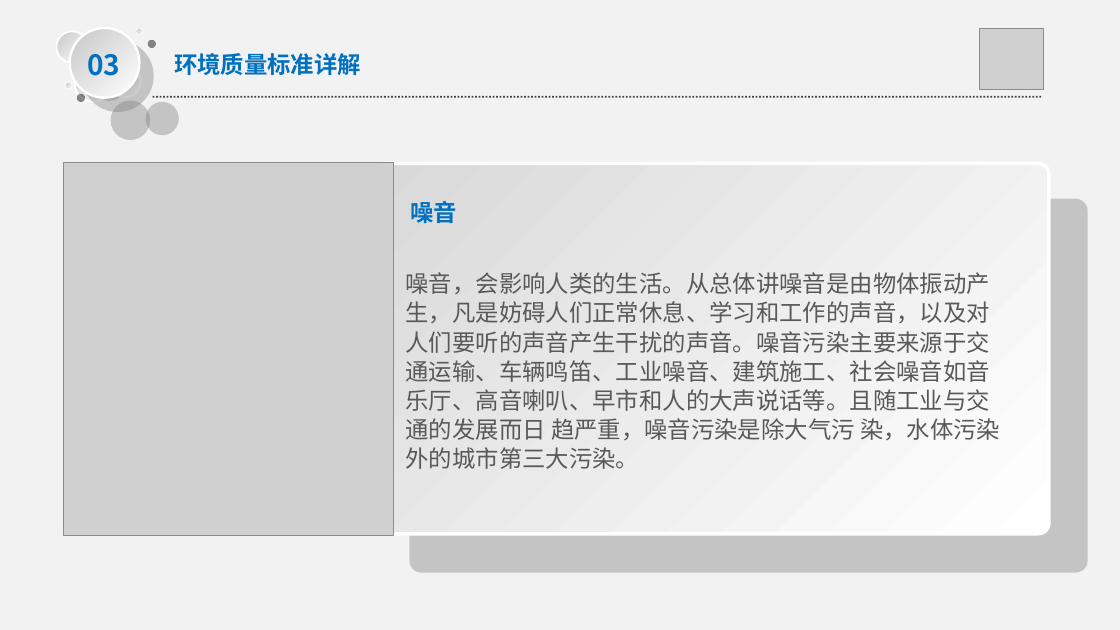
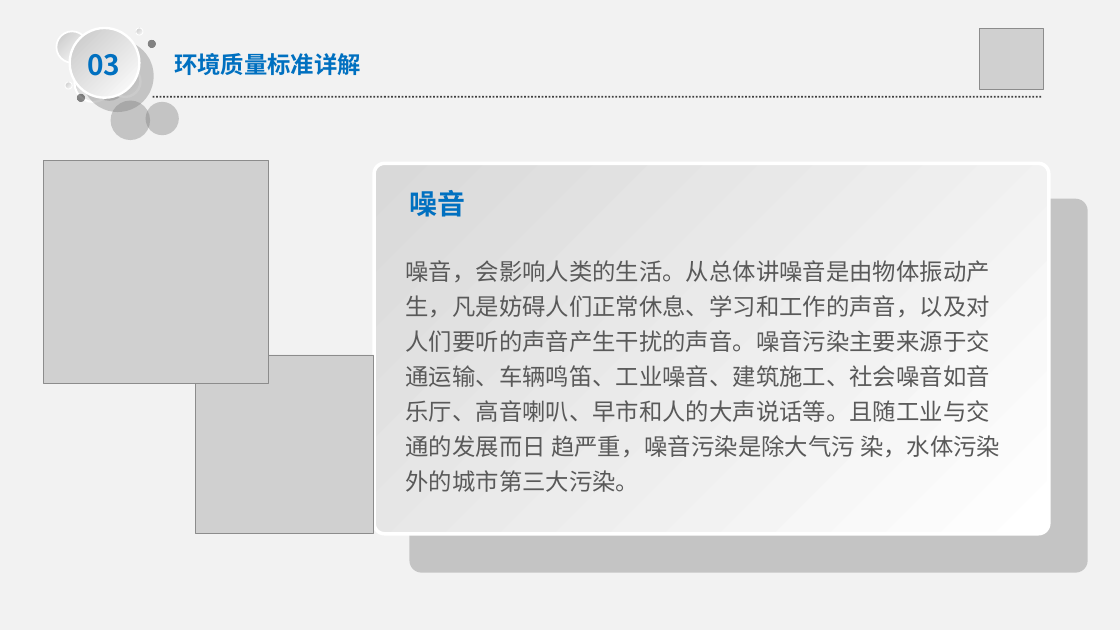
Before and after one commit to PowerYangcl/ddhj, a slide deck: slide 13 of src/main/resource/template/report.ppt (slide 12 before the commit). Drawn at 1120x630 pixels with LibreOffice and Linux fonts; fonts in the diff are those of the drawing; grey boxes stand for pictures. Boxes give left, top, right and bottom in pixels: in the first picture for what was removed or moved away, otherwise in the second. Text is boxed around its words. In the diff, an @@ line names an element or a change of style, - is before the commit and + after.

```diff
--- a/src/main/resource/template/report.ppt
+++ b/src/main/resource/template/report.ppt
@@ picture: place and size @@
-picture at [64, 163, 394, 536]
+picture at [44, 160, 268, 384]
@@ text "噪音": place and size @@
-text "噪音" at [410, 201, 457, 223]
+text "噪音" at [409, 190, 465, 217]
@@ text "噪音" at [409, 190, 465, 217]: size 20 to 24 pt @@
@@ text "噪音，会影响人类的生活。从总体讲噪音是由物体振动产生，凡是妨碍人们正常休息、学习和工作的声音，以及对人们要听的声音产生干 ...": place and size @@
-text "噪音，会影响人类的生活。从总体讲噪音是由物体振动产生，凡是妨碍人们正常休息、学习和工作的声音，以及对人们要听的声音产生干 ..." at [406, 272, 1000, 469]
+text "噪音，会影响人类的生活。从总体讲噪音是由物体振动产生，凡是妨碍人们正常休息、学习和工作的声音，以及对人们要听的声音产生干 ..." at [406, 260, 1000, 492]
@@ text "噪音，会影响人类的生活。从总体讲噪音是由物体振动产生，凡是妨碍人们正常休息、学习和工作的声音，以及对人们要听的声音产生干 ..." at [406, 260, 1000, 492]: line spacing 25pt to 30pt @@
@@ picture added at [196, 355, 374, 533] @@
```
Also in this commit, not shown: 11 other slides changed, 2 slides added, 1 slide removed, 2 other files.
